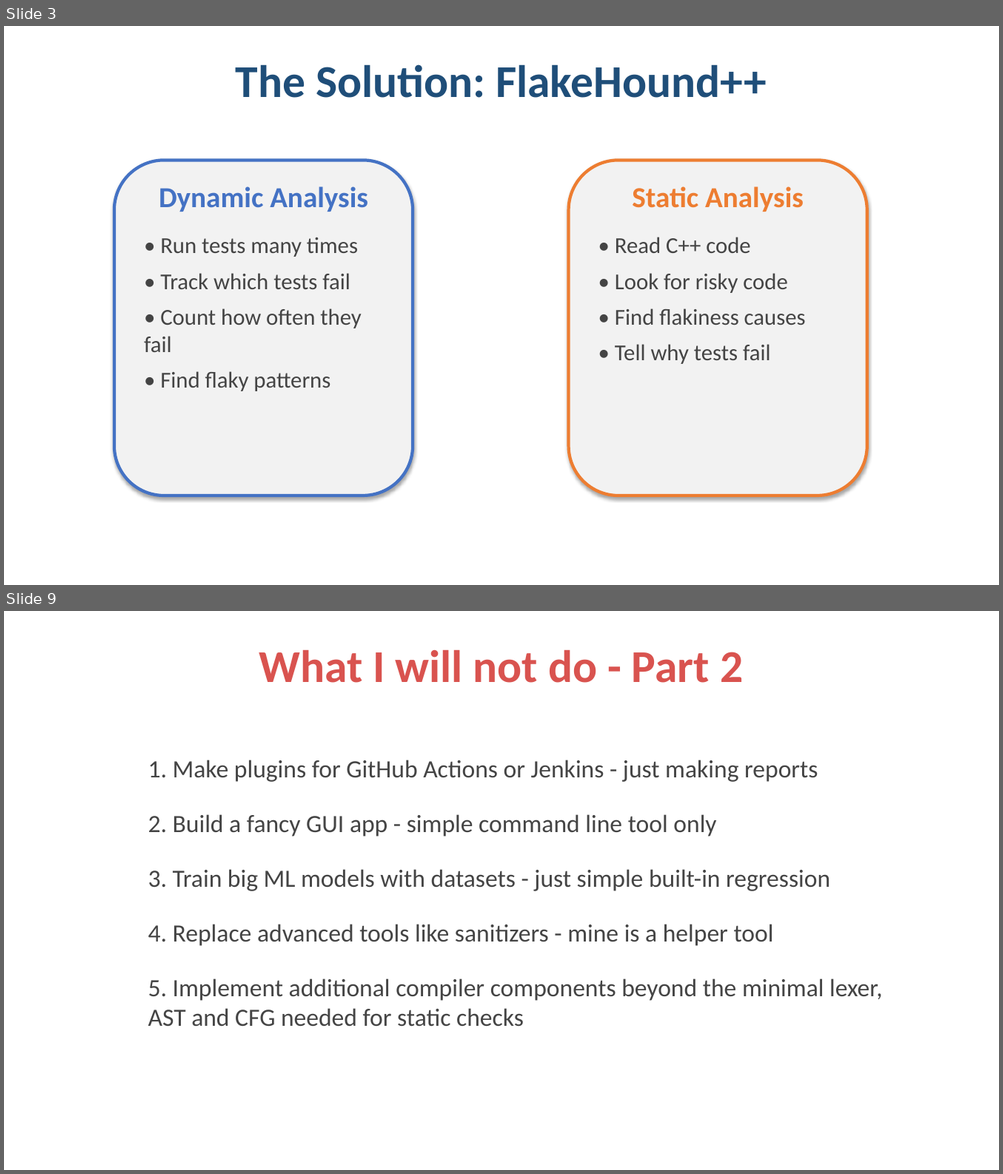
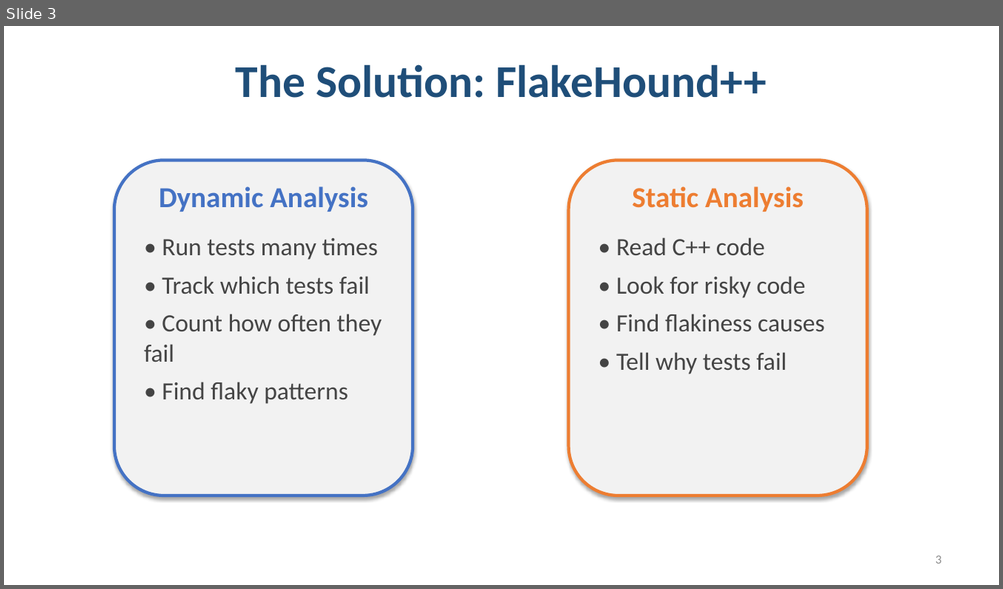
Before and after one commit to UniqueSwagger/FlakeHound-, a slide deck: FlakeHound_Presentation_Final.pptx. Shown one above the other, each under a label of ours: slides 3 and 9 before the commit, slide 3 after it; the slides between them are not shown. The pictures are 1003x1174 and 1003x589 pixels, drawn with LibreOffice and Linux fonts; fonts in the diff are those of the drawing. Boxes give left, top, right and bottom in pixels: in the first picture for what was removed or moved away, otherwise in the second. Text is boxed around its words. In the diff, an @@ line names an element or a change of style, - is before the commit and + after.

```diff
--- a/FlakeHound_Presentation_Final.pptx
+++ b/FlakeHound_Presentation_Final.pptx
@@ slide 9 removed at bbox=[4, 611, 999, 1170], background #FFFFFF @@
@@ text removed at bbox=[259, 650, 743, 683] @@
-What I will not do - Part 2
@@ text removed at bbox=[148, 760, 882, 1027] @@
-1. Make plugins for GitHub Actions or Jenkins - just making reports
-2. Build a fancy GUI app - simple command line tool only
-3. Train big ML models with datasets - just simple built-in regression
-4. Replace advanced tools like sanitizers - mine is a helper tool
-5. Implement additional compiler components beyond the minimal lexer, AST and CFG needed for static checks
@@ slide 3 changed as well @@
@@ text "• Run tests many times" at bbox=[144, 238, 382, 404]: size 22 to 24 pt @@
@@ text "• Read C++ code" at bbox=[616, 238, 825, 375]: size 22 to 24 pt @@
@@ page number added at bbox=[935, 556, 941, 564], 12 pt, text #8C8C8C @@
+3
```
Also in this commit, not shown: 6 other slides changed, 3 slides added, 5 other slides removed, 8 other files.
